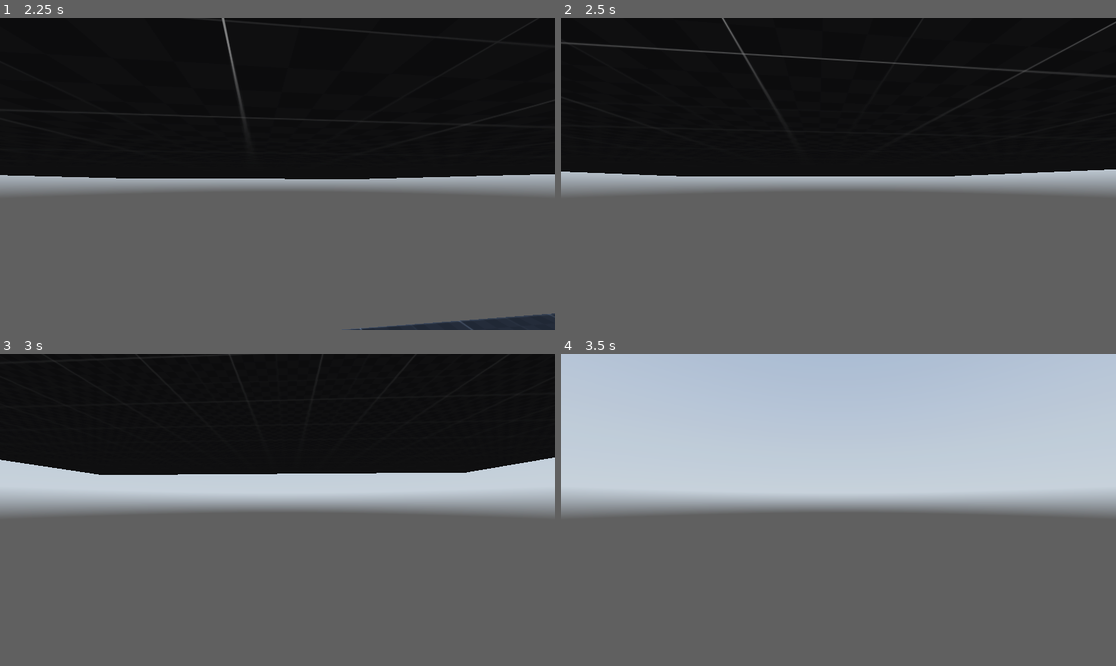
Above: before the commit, frames 1-4 (two rows, left to right).
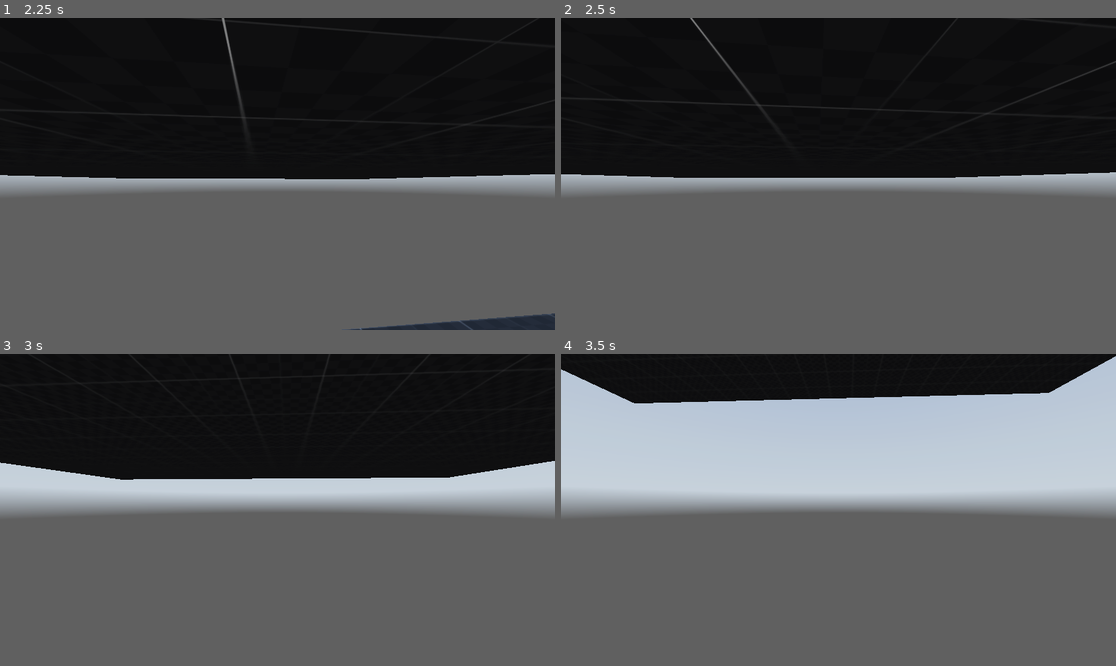
Above: after the commit, the same moments.

Repository: elmoradoo/Reflection
Game: Godot game, scene res://scenes/world.tscn
Same seed, same stepped clock (60 frames per second), same inputs: the game is played once before the commit and once after it. A sky picture missing from this copy of the repository is replaced by a grey-blue gradient.
Inputs (mouse positions are in pixels of both pictures, inside the frame that each line leads up to):
- Up to frame 1 (2.25 s): tap Enter at 0.5 s; move the mouse to (305, 174) at 0.52 s; hold Ctrl (crouch) 0.53-1.28 s; hold W (forward) from 0.53 s (still down); tap Space (jump) at 0.77, 1.52 s; move the mouse to (249, 174) at 1.27 s; tap Ctrl (crouch) at 1.35 s; move the mouse to (288, 167) at 2.02 s; hold Shift (sprint) from 2.03 s (still down)
- Up to frame 2 (2.5 s): keep holding W (forward); keep holding Shift (sprint); tap Ctrl (crouch) at 2.3 s
- Up to frame 3 (3 s): keep holding W (forward); move the mouse to (271, 516) at 2.77 s; release Shift (sprint) at 2.78 s; tap Ctrl (crouch) at 2.85 s
- Up to frame 4 (3.5 s): keep holding W (forward); tap Space (jump) at 3.02 s

Frame 1 is identical in both runs. In frame 2, 1.5% of the frame differs, in the area x 0-100%, y 0-52%; in frame 3, 1.2%; in frame 4, 13%, in the area x 0-100%, y 0-16%.

Commit message:
fix freelook

Diff:
--- a/scripts/player.gd
+++ b/scripts/player.gd
@@ -7,7 +7,7 @@
 @onready var crouching_collision_shape = $crouching_collision_shape
 @onready var top_of_head = $raycasts/top_of_head
 @onready var neck = $neck
-
+@onready var camera_3d = $neck/head/Camera3D
 #Config vars
 const mouse_sensitivity: float = 0.2
 var gravity = ProjectSettings.get_setting("physics/3d/default_gravity")
@@ -52,6 +52,7 @@
 	if event is InputEventMouseMotion:
 		if free_looking:
 			neck.rotate_y(deg_to_rad(-event.relative.x * mouse_sensitivity))
+			neck.rotation.y = clamp(neck.rotation.y, deg_to_rad(-120), deg_to_rad(120))
 		else:
 			rotate_y(deg_to_rad(-event.relative.x * mouse_sensitivity))
 		head.rotate_x(deg_to_rad(-event.relative.y * mouse_sensitivity))
@@ -92,7 +93,9 @@
 	elif is_on_floor() and Input.is_action_pressed("crouch"):
 		current_state = player_states.Crouching
 	elif is_on_floor() and Input.is_action_just_released("crouch") and not top_of_head.is_colliding():
+		print(free_looking)
 		free_looking = false
+		neck.rotation.y = lerp(neck.rotation.y, 0.0, delta * lerp_speed) # ICI 0.0
 		current_state = player_states.Idle
 		head.position.y = 0.0
 		#head.position.y = lerp(head.position.y, 0.0, lerp_speed * delta)
@@ -104,13 +107,16 @@
 		current_state = player_states.Walking
 	if is_on_floor() and Input.is_action_just_pressed("jump"):
 		current_state = player_states.Jumping
-	if not is_on_floor():
-		velocity.y -= gravity * delta
+
 
 
 func _physics_process(delta):
+	#Get state from inputs
 	inputs_checks(delta)
-
+	#Add gravity
+	if not is_on_floor():
+		velocity.y -= gravity * delta
+	#Call state function
 	match current_state:
 		player_states.Idle:
 			pass
@@ -125,14 +131,14 @@
 		player_states.Sliding:
 			sliding(delta)
 
+	#Calculate direction from inputs
 	direction = lerp(direction, (transform.basis * Vector3(input_dir.x, 0, input_dir.y)).normalized(), lerp_speed * delta)
 
+	#If direction is not vector zero
 	if direction:
-		if is_sliding:
-			pass
-		else:
-			velocity.x = direction.x * current_speed
-			velocity.z = direction.z * current_speed
+		velocity.x = direction.x * current_speed
+		velocity.z = direction.z * current_speed
+	#Decrease character speed if there is no input
 	else:
 		velocity.x = move_toward(velocity.x, 0, current_speed)
 		velocity.z = move_toward(velocity.z, 0, current_speed)
@@ -140,6 +146,3 @@
 		is_sliding = false
 	current_state = player_states.Idle
 	move_and_slide()
-
-func _process(_delta):
-	pass
